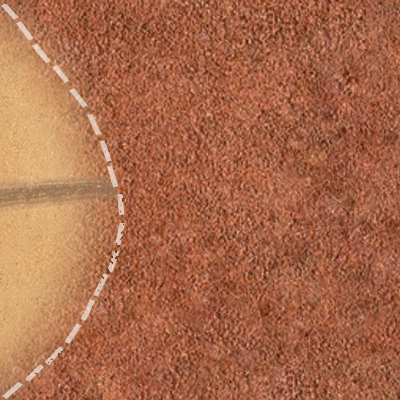
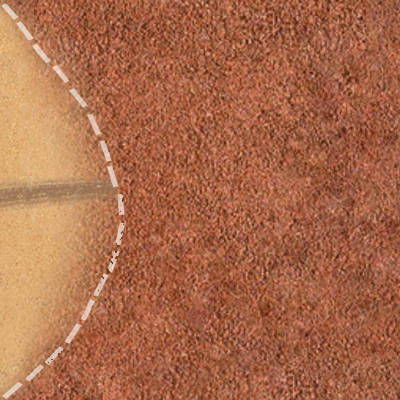
Revision of a layered w=400, h=400 image; what changed, layer by layer:
painted on "Слой 2" over 0, 0, 55, 400
